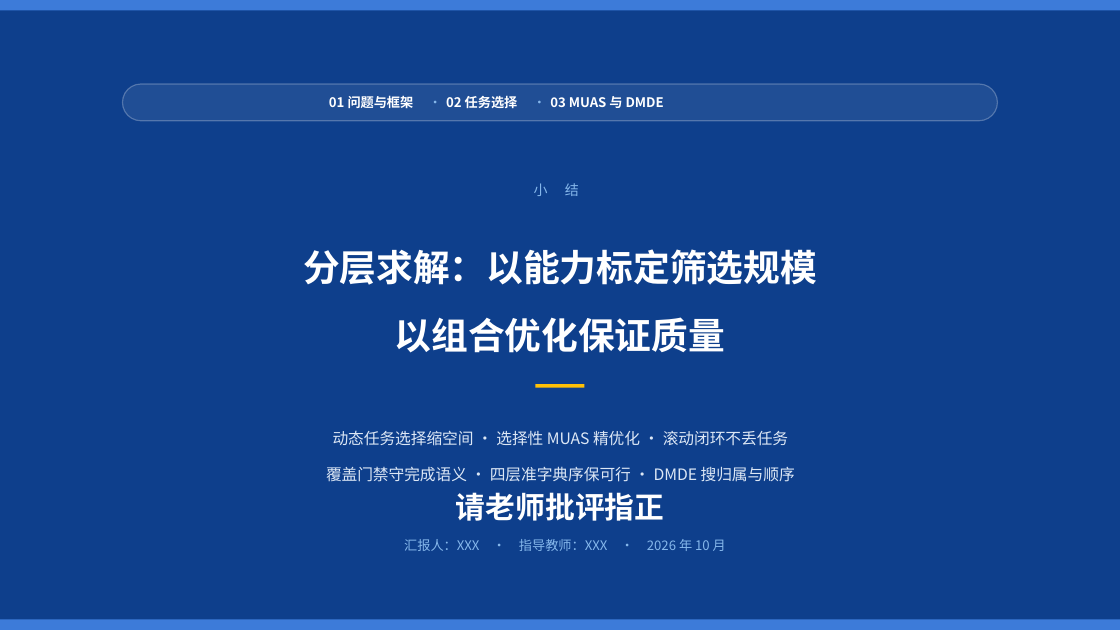
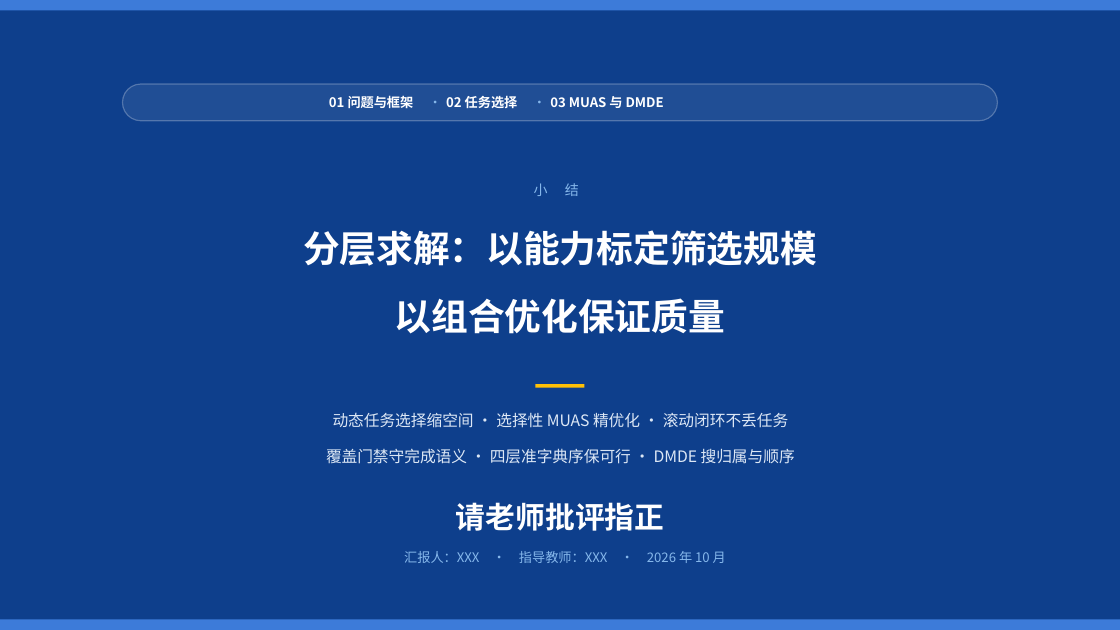
Before and after one commit to 909347194/ExperimentForGraduation, a slide deck: slide 18 of UAV协同任务分配方法-进展汇报/UAV协同任务分配方法-进展汇报.pptx (slide 12 before the commit). Drawn at 1120x630 pixels with LibreOffice and Linux fonts; fonts in the diff are those of the drawing. Boxes give left, top, right and bottom in pixels: in the first picture for what was removed or moved away, otherwise in the second. Text is boxed around its words. In the diff, an @@ line names an element or a change of style, - is before the commit and + after.

```diff
--- a/UAV协同任务分配方法-进展汇报/UAV协同任务分配方法-进展汇报.pptx
+++ b/UAV协同任务分配方法-进展汇报/UAV协同任务分配方法-进展汇报.pptx
@@ text "分层求解：以能力标定筛选规模": place and size @@
-text "分层求解：以能力标定筛选规模" at <box>303,249,817,353</box>
+text "分层求解：以能力标定筛选规模" at <box>303,230,817,334</box>
@@ text "动态任务选择缩空间 · 选择性 MUAS 精优化 ...": place and size @@
-text "动态任务选择缩空间 · 选择性 MUAS 精优化 ..." at <box>326,430,795,482</box>
+text "动态任务选择缩空间 · 选择性 MUAS 精优化 ..." at <box>326,412,795,464</box>
@@ text "请老师批评指正": place and size @@
-text "请老师批评指正" at <box>456,492,665,521</box>
+text "请老师批评指正" at <box>456,502,665,531</box>
@@ text "汇报人：XXX · 指导教师：XXX · 2026 ...": place and size @@
-text "汇报人：XXX · 指导教师：XXX · 2026 ..." at <box>404,539,726,551</box>
+text "汇报人：XXX · 指导教师：XXX · 2026 ..." at <box>404,551,726,563</box>
```
Also in this commit, not shown: 11 other slides changed, 6 slides added, 2 other files.
